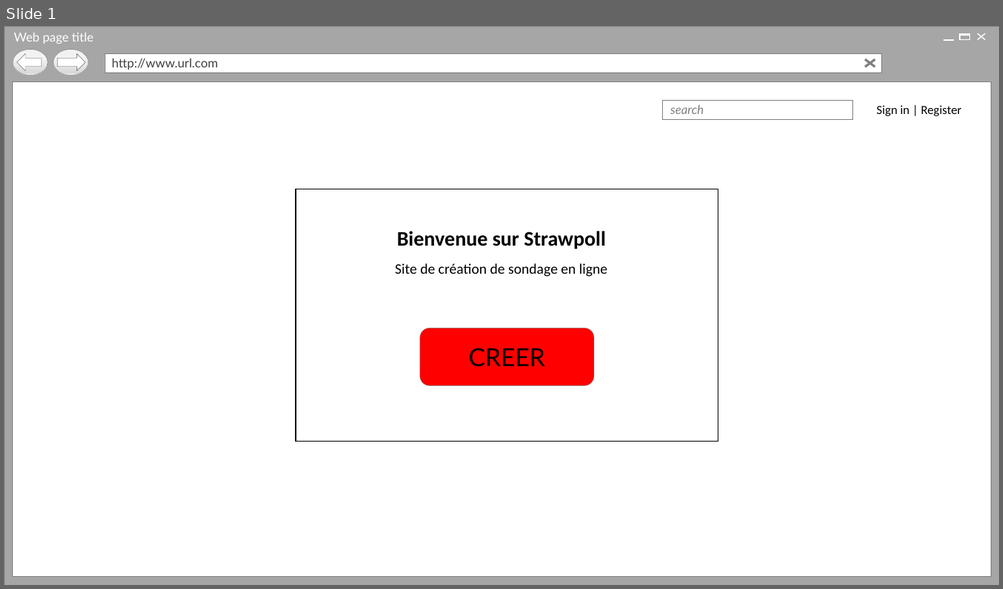
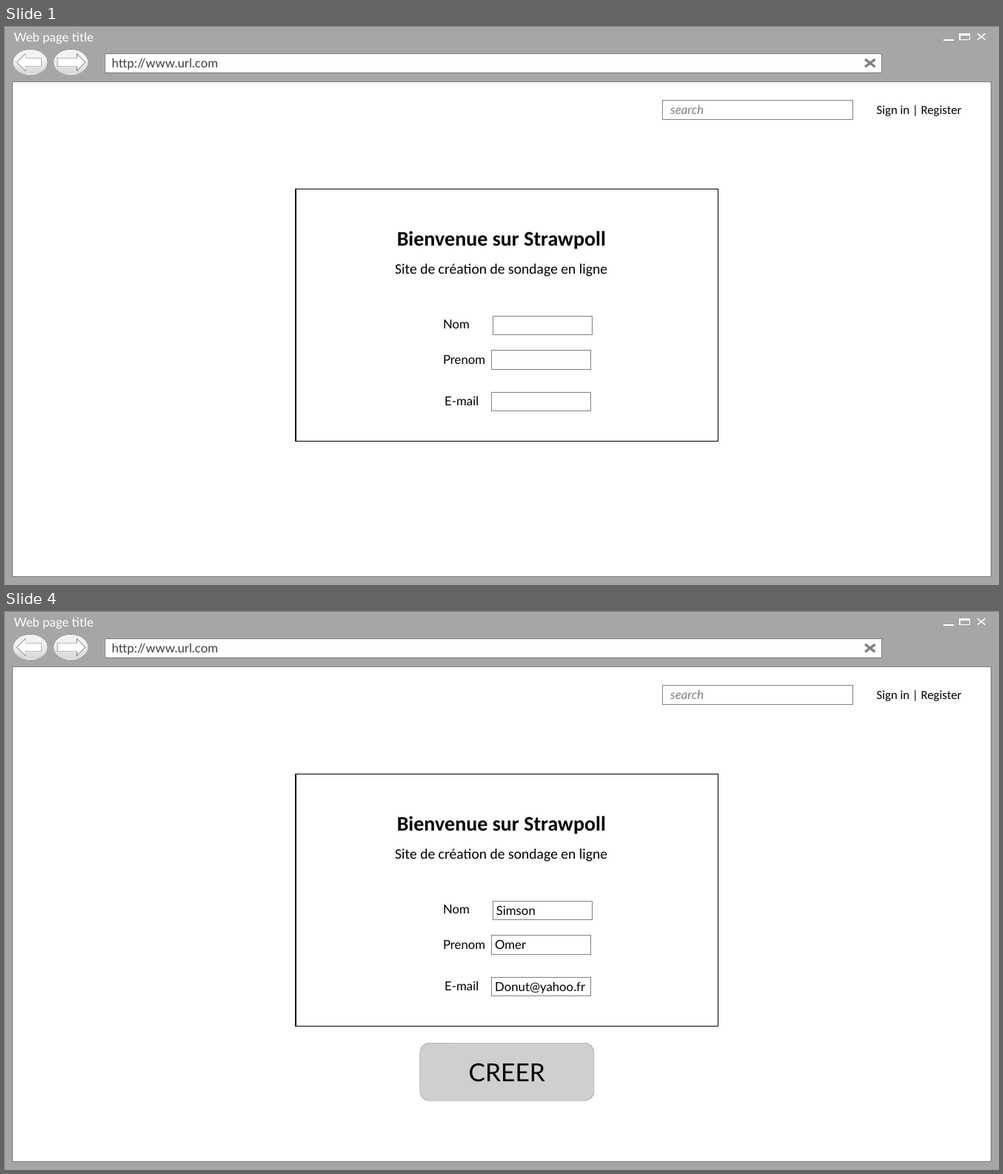
Before and after one commit to Holyz1988/PROJET1-ASP.NET, a slide deck: Page d’acceuil.pptx. Shown one above the other, each under a label of ours: slide 1 before the commit, slides 1 and 4 after it; the slides between them are not shown. The pictures are 1003x589 and 1003x1174 pixels, drawn with LibreOffice and Linux fonts; fonts in the diff are those of the drawing; background and template pictures are left out. Boxes give left, top, right and bottom in pixels: in the first picture for what was removed or moved away, otherwise in the second. Text is boxed around its words. In the diff, an @@ line names an element or a change of style, - is before the commit and + after.

```diff
--- a/Page d’acceuil.pptx
+++ b/Page d’acceuil.pptx
@@ slide 4 added at (x1=4, y1=611, x2=999, y2=1170), background #FFFFFF; not listed: 17 template elements that a slide beside it also shows @@
@@ rectangle added at (x1=296, y1=775, x2=718, y2=1028), fill #FFFFFF, outline #000000 1 pt @@
@@ text added at (x1=397, y1=816, x2=606, y2=834), 20 pt, text #000000, bold @@
+Bienvenue sur Strawpoll
@@ text added at (x1=395, y1=849, x2=607, y2=862), 14 pt, text #000000 @@
+Site de création de sondage en ligne
@@ group added at (x1=443, y1=901, x2=592, y2=996): 3 rectangles, 3 texts @@
+Simson
+Omer
+Donut@yahoo.fr
+Nom
+Prenom
+E-mail
@@ rounded rectangle added at (x1=420, y1=1044, x2=594, y2=1101), fill #D0CECE, outline #808080 0.25 pt, 24 pt, text #000000 @@
+CREER
@@ slide 1 changed as well @@
@@ rounded rectangle removed at (x1=420, y1=328, x2=594, y2=386) @@
-CREER
@@ group added at (x1=443, y1=316, x2=592, y2=411): 3 rectangles, 3 texts @@
+Nom
+Prenom
+E-mail
```
Also in this commit, not shown: 21 other slides changed, 2 other slides added, 2 other files.
